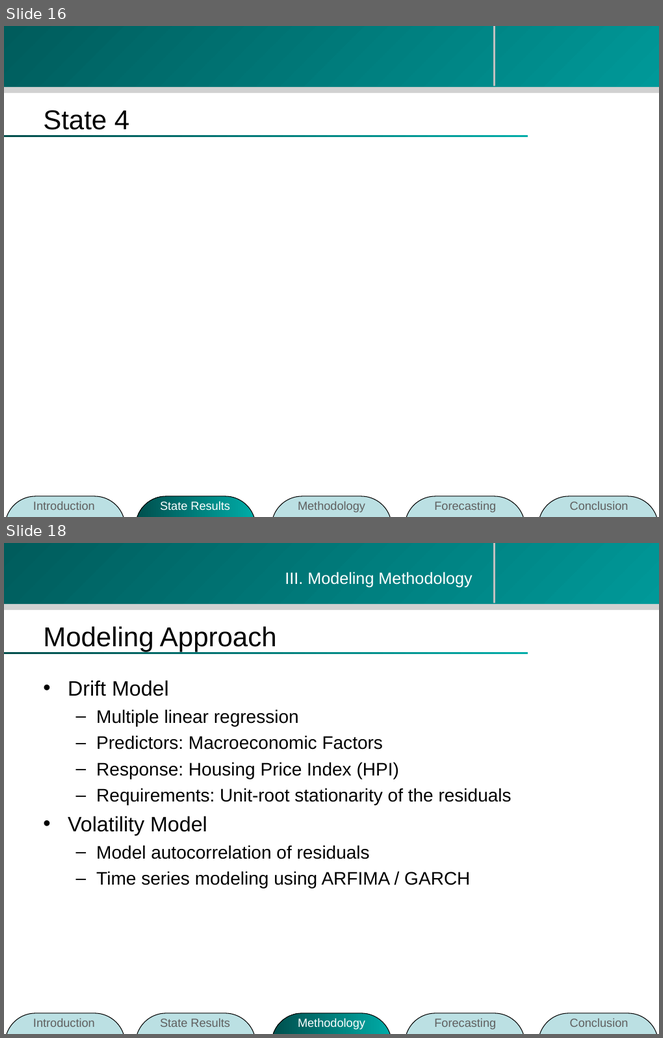
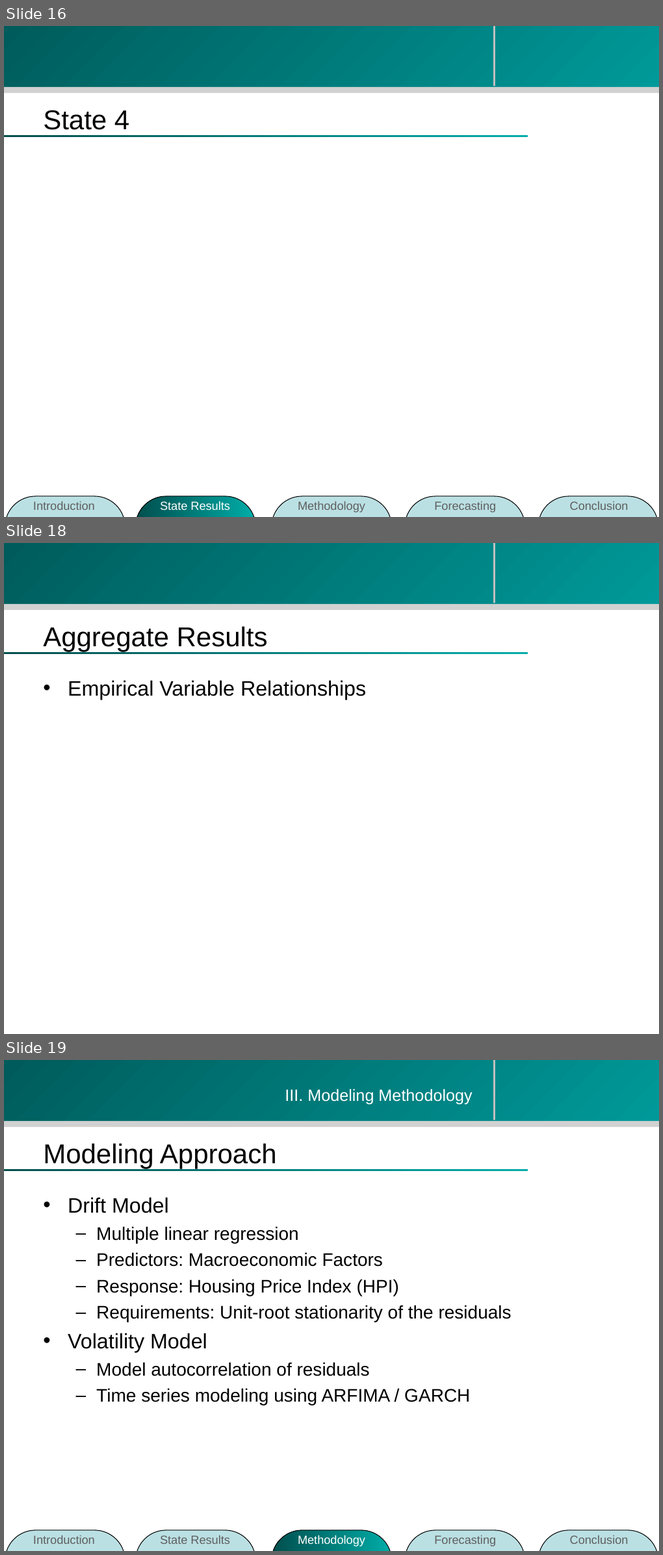
Before and after one commit to zhouzhenghui/svnrepository, a slide deck: SVNRepository/Presentation/M.Eng Final Presentation-take2.ppt. Shown one above the other, each under a label of ours: slides 16 and 18 before the commit, slides 16, 18 and 19 after it; the slides between them are not shown. The pictures are 663x1038 and 663x1555 pixels, drawn with LibreOffice and Linux fonts; fonts in the diff are those of the drawing; background and template pictures are left out. Boxes give left, top, right and bottom in pixels: in the first picture for what was removed or moved away, otherwise in the second. Text is boxed around its words. In the diff, an @@ line names an element or a change of style, - is before the commit and + after.

```diff
--- a/SVNRepository/Presentation/M.Eng Final Presentation-take2.ppt
+++ b/SVNRepository/Presentation/M.Eng Final Presentation-take2.ppt
@@ slide 18 added at [4,543,659,1034], background #FFFFFF; not listed: 4 template elements that a slide beside it also shows @@
@@ title added at [43,626,268,652], 30 pt, text #000000 @@
+Aggregate Results
@@ text added at [68,680,366,700], 23 pt, text #000000 @@
+• Empirical Variable Relationships
@@ what was slide 18 is now slide 19 @@
```
Also in this commit, not shown: 4 slides changed, 1 other slide added, 1 slide removed.
